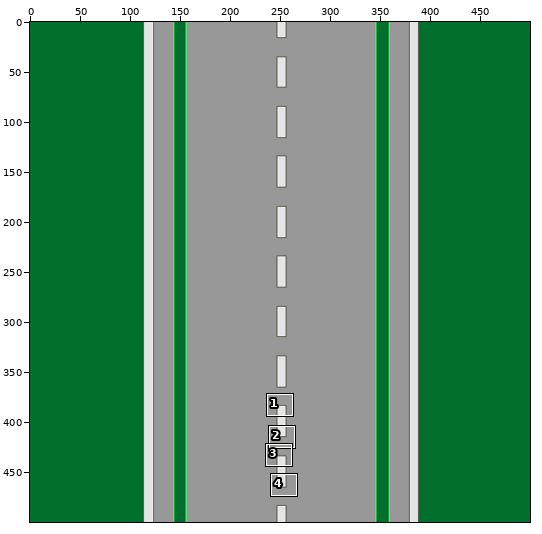
Two versions of one sprite sheet, IMG/Straightb.png. The picture above shows the old version from afar; the outline marks the close-up.
Close-up. The starting point:
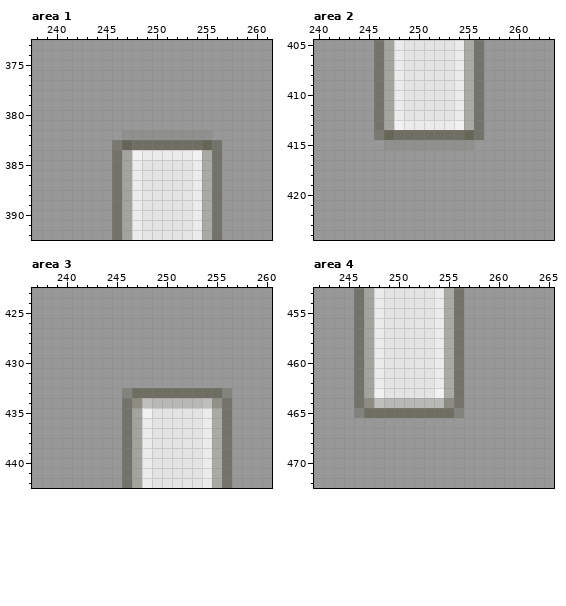
The file is 500x500 pixels. Colours within 5 levels of each other are drawn and written as one. Shown: area 1: x 238..261, y 373..392; area 2: x 240..263, y 405..424; area 3: x 237..260, y 423..442; area 4: x 242..265, y 453..472. The commit also changed other parts of the picture, which this record leaves out.
And afterwards:
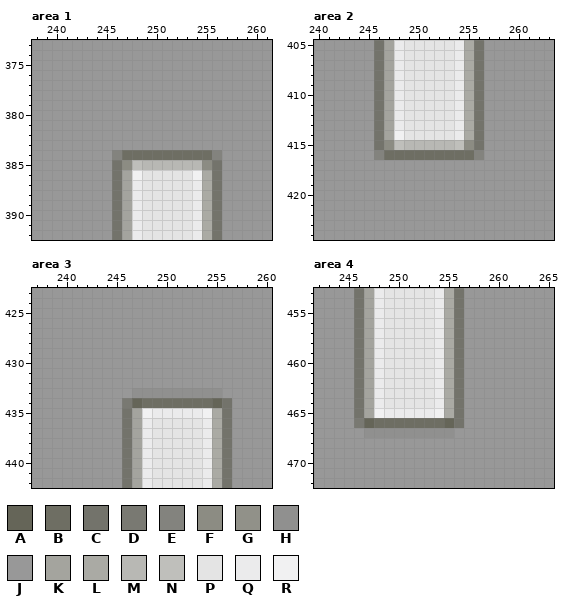
Palette (. is transparent): A #656558  B #6e6e63  C #73736b  D #797972  E #83837e  F #8c8c83  G #919189  H #90908f  J #989898  K #a4a49e  L #aaaaa4  M #b8b8b4  N #bfbfbb  P #e4e4e4  Q #ebebec  R #f1f1f2
From old to new:
{"where": "area 1"}
{"y":382,"x":247,"old":"HHHHHHHHH","new":"JJJJJJJJJ"}
{"y":383,"x":246,"old":"DABBBBBBBAC","new":"JJJJJJJJJJJ"}
{"y":384,"x":246,"old":"CKRQQQQQRLC","new":"EBBBBBBBBBE"}
{"y":385,"x":247,"old":"KQPPPPPQL","new":"FNMMMMMMF"}
{"y":386,"x":248,"old":"Q","new":"R"}
{"y":386,"x":254,"old":"Q","new":"R"}
{"where": "area 2"}
{"y":413,"x":248,"old":"RQQQQQR","new":"QPPPPPQ"}
{"y":414,"x":246,"old":"DABBBBBBBA","new":"CKRPPPPPQL"}
{"y":415,"x":246,"old":"JHHHHHHHHHJ","new":"CFNMMMMMNFC"}
{"y":416,"x":246,"old":"JJJJJJJJJJJ","new":"EBBBBBBBBBE"}
{"where": "area 3"}
{"y":433,"x":246,"old":"EBBBBBBBBBE","new":"JHHHHHHHHHJ"}
{"y":434,"x":246,"old":"CFNMMMMMNG","new":"DABBBBBBBA"}
{"y":435,"x":249,"old":"PPPPPQ","new":"QQQQQR"}
{"where": "area 4"}
{"y":463,"x":248,"old":"R","new":"Q"}
{"y":463,"x":254,"old":"R","new":"Q"}
{"y":464,"x":247,"old":"FNMMMMMMF","new":"KQPPPPPQL"}
{"y":465,"x":246,"old":"EBBBBBBBBBE","new":"CKRQQQQQRLC"}
{"y":466,"x":246,"old":"JJJJJJJJJJJ","new":"DABBBBBBBAC"}
{"y":467,"x":247,"old":"JJJJJJJJJ","new":"HHHHHHHHH"}
{"label":"changed","picture_box":[112,130,222,180]}
{"label":"changed","picture_box":[374,120,484,160]}
{"label":"changed","picture_box":[122,388,232,418]}
{"label":"changed","picture_box":[354,388,464,438]}
